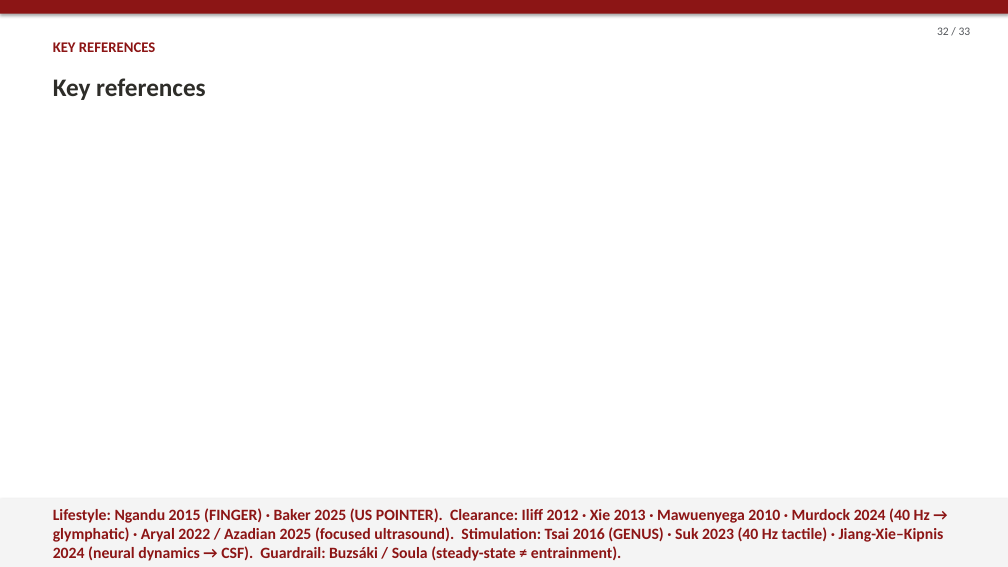
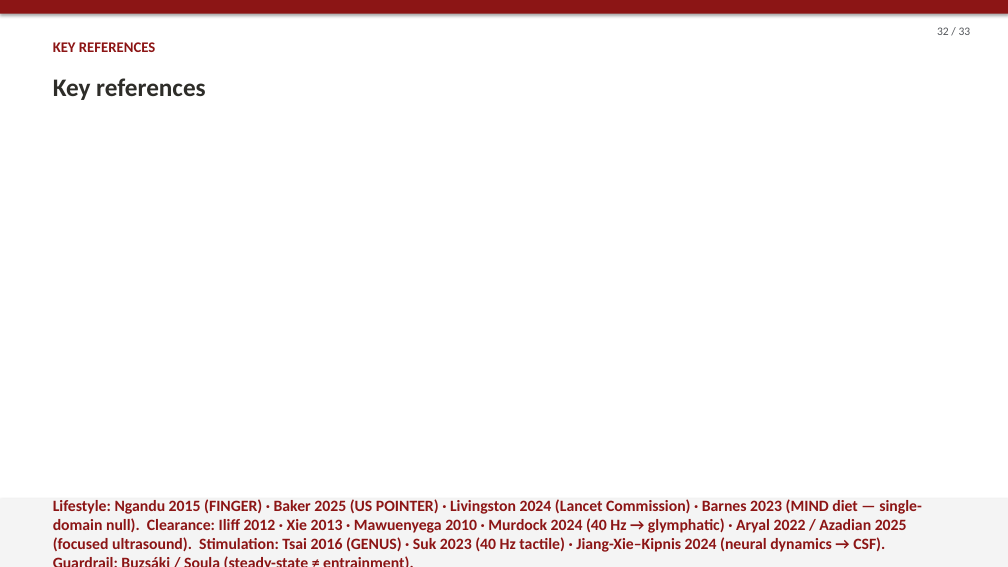
Before and after one commit to wehabit/hpaticmousebuzsakilab, a slide deck: slide 32 of presentation/haptic_brain_talk.pptx. Drawn at 1008x567 pixels with LibreOffice and Linux fonts; fonts in the diff are those of the drawing. Boxes give left, top, right and bottom in pixels: in the first picture for what was removed or moved away, otherwise in the second. Text is boxed around its words. In the diff, an @@ line names an element or a change of style, - is before the commit and + after.

```diff
--- a/presentation/haptic_brain_talk.pptx
+++ b/presentation/haptic_brain_talk.pptx
@@ text at bbox=[53, 499, 922, 552]: text changed @@
-Lifestyle: Ngandu 2015 (FINGER) · Baker 2025 (US POINTER). Clearance: Iliff 2012 · Xie 2013 · Mawuenyega 2010 · Murdock 2024 (40 Hz → glymphatic) · Aryal 2022 / Azadian 2025 (focused ultrasound). Stimulation: Tsai 2016 (GENUS) · Suk 2023 (40 Hz tactile) · Jiang-Xie–Kipnis 2024 (neural dynamics → CSF). Guardrail: Buzsáki / Soula (steady-state ≠ entrainment).
+Lifestyle: Ngandu 2015 (FINGER) · Baker 2025 (US POINTER) · Livingston 2024 (Lancet Commission) · Barnes 2023 (MIND diet — single-domain null). Clearance: Iliff 2012 · Xie 2013 · Mawuenyega 2010 · Murdock 2024 (40 Hz → glymphatic) · Aryal 2022 / Azadian 2025 (focused ultrasound). Stimulation: Tsai 2016 (GENUS) · Suk 2023 (40 Hz tactile) · Jiang-Xie–Kipnis 2024 (neural dynamics → CSF). Guardrail: Buzsáki / Soula (steady-state ≠ entrainment).
```
Also in this commit, not shown: 1 other slide changed, 2 other files.
